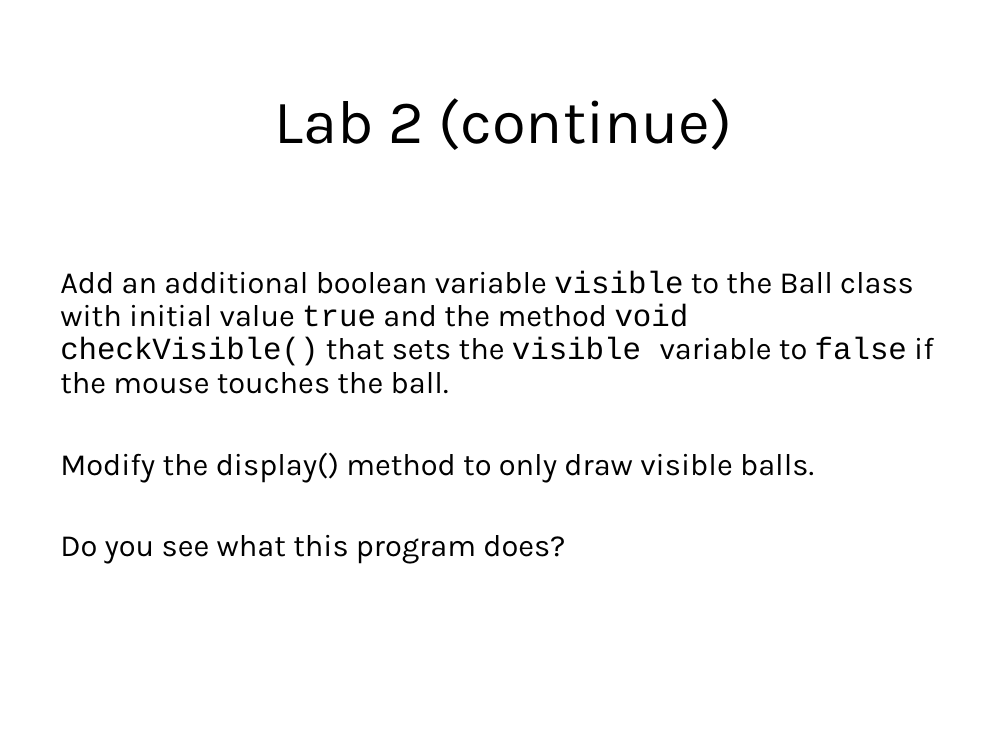
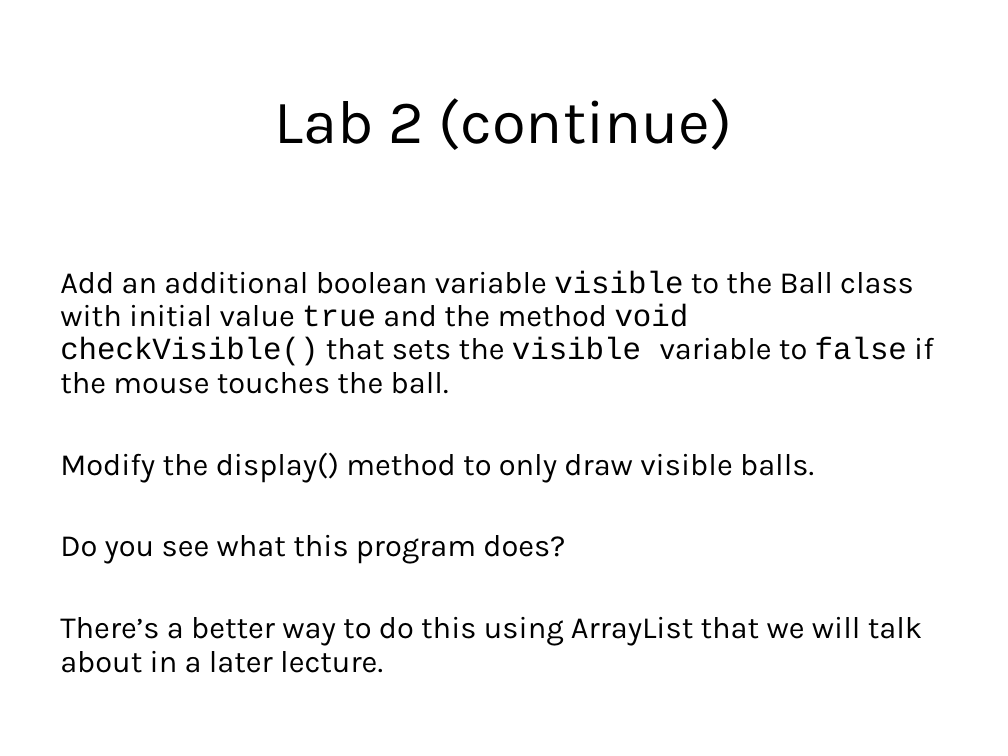
Before and after one commit to LongBaoNguyen/longbaonguyen.github.io, a slide deck: slide 29 of courses/apcsp/lecture11.ppt. Drawn at 1008x756 pixels with LibreOffice and Linux fonts; fonts in the diff are those of the drawing; background and template pictures are left out. Boxes give left, top, right and bottom in pixels: in the first picture for what was removed or moved away, otherwise in the second. Text is boxed around its words. In the diff, an @@ line names an element or a change of style, - is before the commit and + after.

```diff
--- a/courses/apcsp/lecture11.ppt
+++ b/courses/apcsp/lecture11.ppt
@@ text at bbox=[60, 617, 922, 673]: paragraph added @@
+There’s a better way to do this using ArrayList that we will talk about in a later lecture.
```
Also in this commit, not shown: 2 other files.
